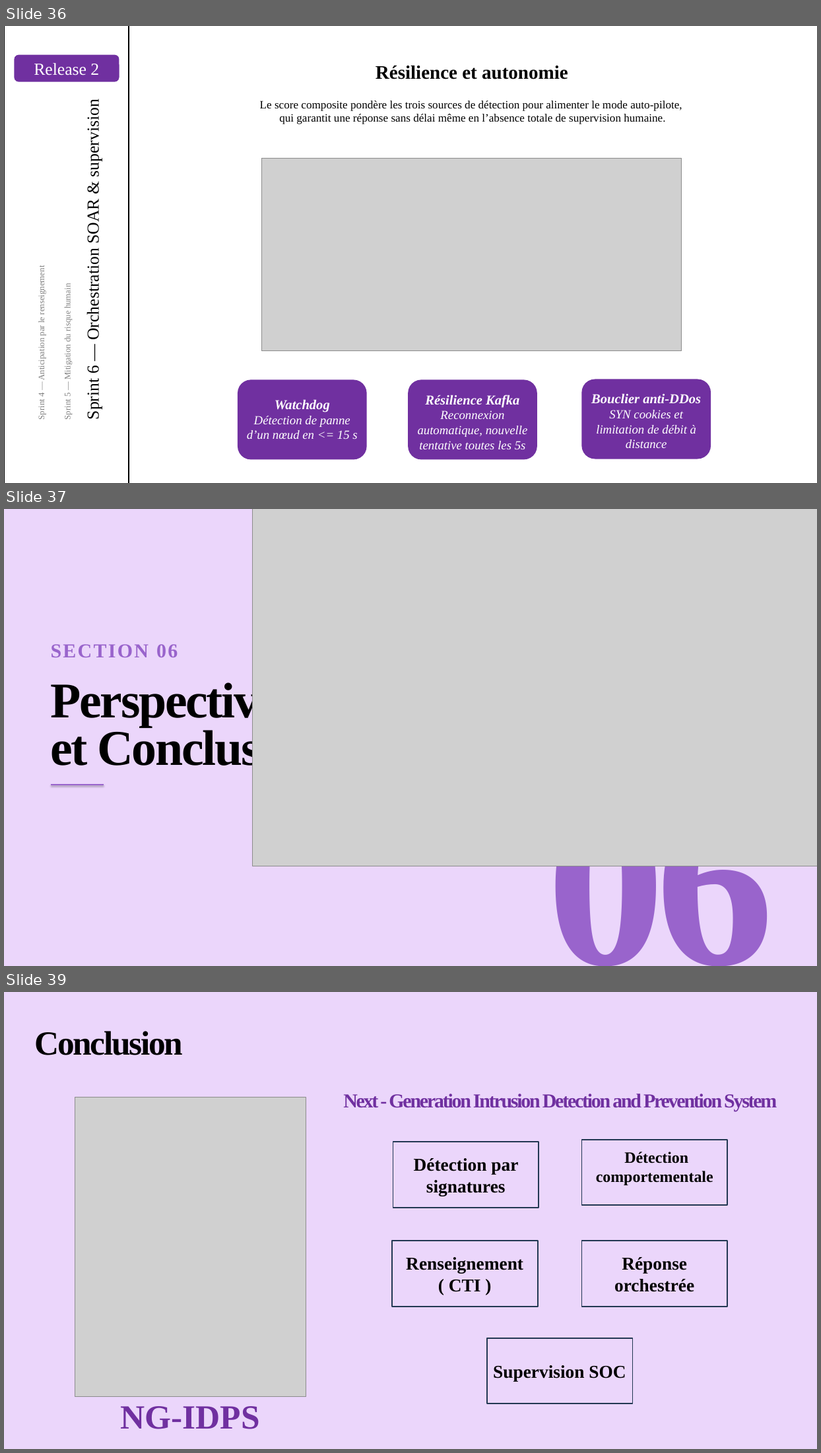
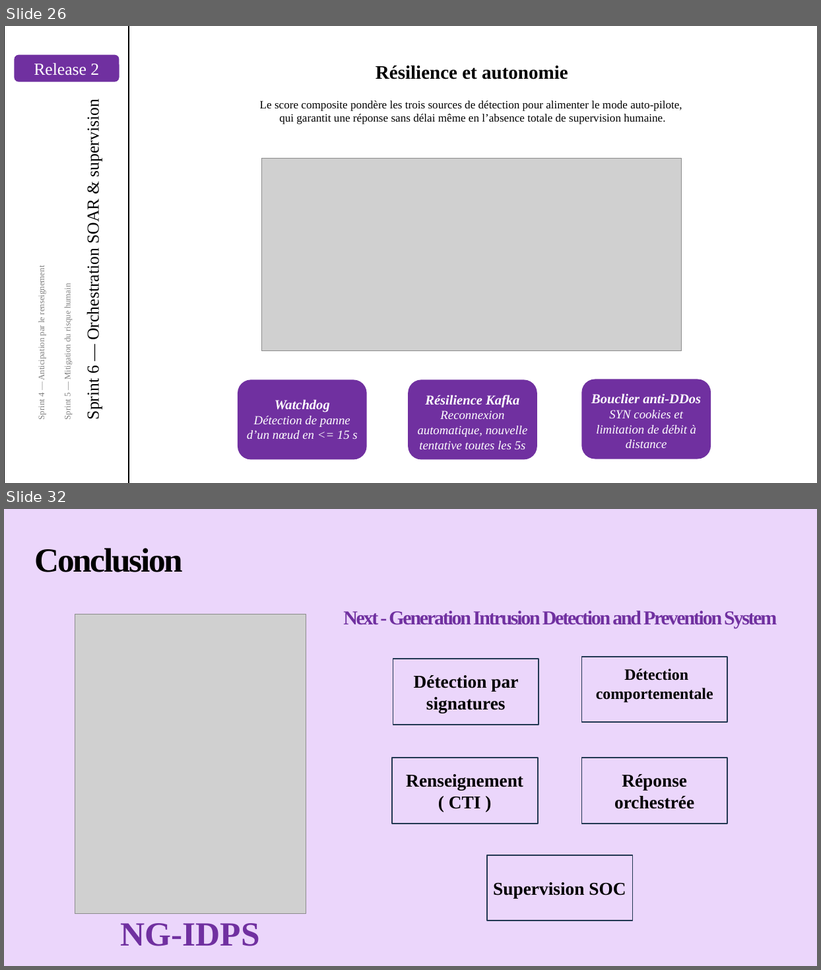
Before and after one commit to Azizos002/NG-IDPS, a slide deck: rapport/presentation-aziz-PFE.pptx. Shown one above the other, each under a label of ours: slides 36, 37 and 39 before the commit, slides 26 and 32 after it; the slides between them are not shown. The pictures are 821x1453 and 821x970 pixels, drawn with LibreOffice and Linux fonts; fonts in the diff are those of the drawing; grey boxes stand for pictures. Boxes give left, top, right and bottom in pixels: in the first picture for what was removed or moved away, otherwise in the second. Text is boxed around its words. In the diff, an @@ line names an element or a change of style, - is before the commit and + after.

```diff
--- a/rapport/presentation-aziz-PFE.pptx
+++ b/rapport/presentation-aziz-PFE.pptx
@@ slide 37 removed at (x1=4, y1=509, x2=817, y2=966), background #FFFFFF @@
@@ rectangle removed at (x1=4, y1=509, x2=817, y2=966) @@
@@ picture removed at (x1=252, y1=509, x2=817, y2=867) @@
@@ text removed at (x1=51, y1=644, x2=178, y2=657) @@
-SECTION 06
@@ text removed at (x1=51, y1=679, x2=322, y2=775) @@
-Perspectives
-et Conclusion
@@ line removed from (51, 785) to (104, 785) @@
@@ text removed at (x1=547, y1=866, x2=774, y2=966) @@
-06
@@ what was slide 36 is now slide 26 @@
@@ what was slide 39 is now slide 32 @@
```
Also in this commit, not shown: 13 slides changed, 2 slides added, 6 other slides removed, 4 other files.
